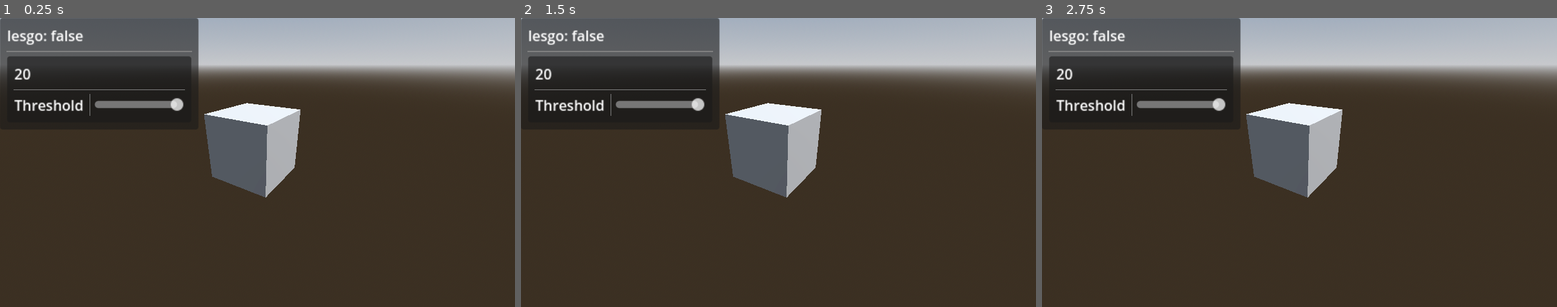
Above: before the commit, frames 1-3 (left to right).
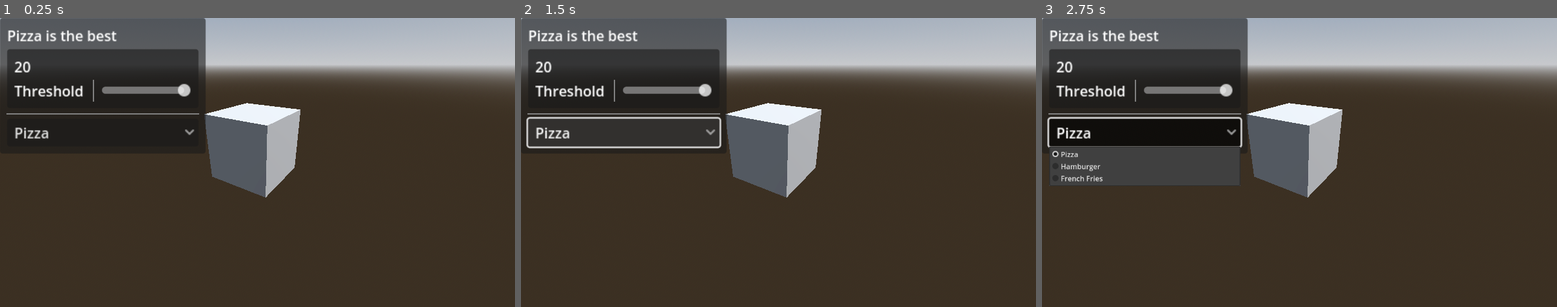
Above: after the commit, the same moments.

Repository: VojtaStruhar/godot-gdgui
Game: Godot game, scene res://test_world.tscn
The game is run twice, just before and just after one commit, with the same random seed, the same clock (stepped at 60 frames per second) and the same inputs. The project has no main scene, so this scene is started directly.
Inputs (mouse positions are in pixels of both pictures, inside the frame that each line leads up to):
- Up to frame 1 (0.25 s): no input
- Up to frame 2 (1.5 s): click (624, 133) at 0.5 s, where only the run after the commit has a clickable "Pizza"; click (624, 133) at 1.25 s, where only the run after the commit has a clickable "Pizza"
- Up to frame 3 (2.75 s): click (1145, 133) at 2 s, where only the run after the commit has a clickable "Pizza"

The runs differ from the first frame. In frame 1, 5.6% of the frame differs, in the area x 1-40%, y 0-45%; in frame 2, 4.5%; in frame 3, 11%, in the area x 1-40%, y 0-59%.

Commit message:
Added string dropdowns

Diff:
--- a/GDGui/gdgui.gd
+++ b/GDGui/gdgui.gd
@@ -6,9 +6,10 @@
 var _call_count_stack: Array[int] = []
 var _layout_stack: Array[Container] = []
 
-var __button_presses: Dictionary = {}
+var __button_presses:   Dictionary = {}
 var __checkbox_toggles: Dictionary = {}
-var __slider_drags: Dictionary = {}
+var __slider_drags:     Dictionary = {}
+var __dropdown_selects: Dictionary = {}
 
 func _ready() -> void:
 	_layout_stack = []
@@ -101,6 +102,27 @@
 	_increase_call_count()
 	return __slider_drags[id] if id in __slider_drags else value
 
+func dropdown(selected_index: int, options: Array) -> int:
+	var current = _get_current_element()
+	var id = str(_call_count_stack)
+	selected_index = clamp(selected_index, -1, options.size())
+
+	if current is OptionButton:
+		current.clear()
+		for o in options: current.add_item(o)
+		current.selected = selected_index
+	else:
+		if current != null:
+			_remove_current_element()
+
+		var opt_button = OptionButton.new()
+		for o in options: opt_button.add_item(o)
+		opt_button.selected = selected_index
+		opt_button.item_selected.connect(func (new_index): __dropdown_selects[id] = new_index)
+		_add_element(opt_button)
+
+	_increase_call_count()
+	return __dropdown_selects[id] if id in __dropdown_selects else selected_index
 
 
 func label(text: String) -> void:
--- a/GDGui/gdgui_theme.tres
+++ b/GDGui/gdgui_theme.tres
@@ -1,6 +1,7 @@
 [gd_resource type="Theme" format=3 uid="uid://dr6ef83ff1ysj"]
 
 [resource]
+HBoxContainer/constants/separation = 8
 MarginContainer/constants/margin_bottom = 8
 MarginContainer/constants/margin_left = 8
 MarginContainer/constants/margin_right = 8
--- a/test_world.gd
+++ b/test_world.gd
@@ -1,34 +1,33 @@
 extends Node3D
 
-@onready var gdgui: GDGui = %GDGui
+@onready var gui: GDGui = %GDGui
 
 var lesgo = false
 var numeric: float = 20
 
 var options = ["Pizza", "Hamburger", "French Fries"]
+var selected_option = 0
 
-func gui():
-	gdgui.label("lesgo: " + str(lesgo))
+func gdgui():
+	gui.label(options[selected_option] + " is the best")
 
-	gdgui.separator()
+	gui.begin_panel()
+	gui.label(str(numeric))
 
-	gdgui.begin_panel()
-	gdgui.label(str(numeric))
+	gui.begin_horizontal()
+	gui.label("Threshold")
 
-	gdgui.separator()
+	gui.separator()
 
-	gdgui.begin_horizontal()
-	gdgui.label("Threshold")
+	numeric = gui.slider(numeric, 0, 1)
+	gui.end_horizontal()
 
-	gdgui.separator()
+	gui.end_panel()
 
-	numeric = gdgui.slider(numeric, 0, 1)
-	gdgui.end_horizontal()
+	gui.separator()
 
-	gdgui.end_panel()
-
+	selected_option = gui.dropdown(selected_option, options)
 
 
 func _process(_delta: float) -> void:
-	pass
-	gui()
+	gdgui()
